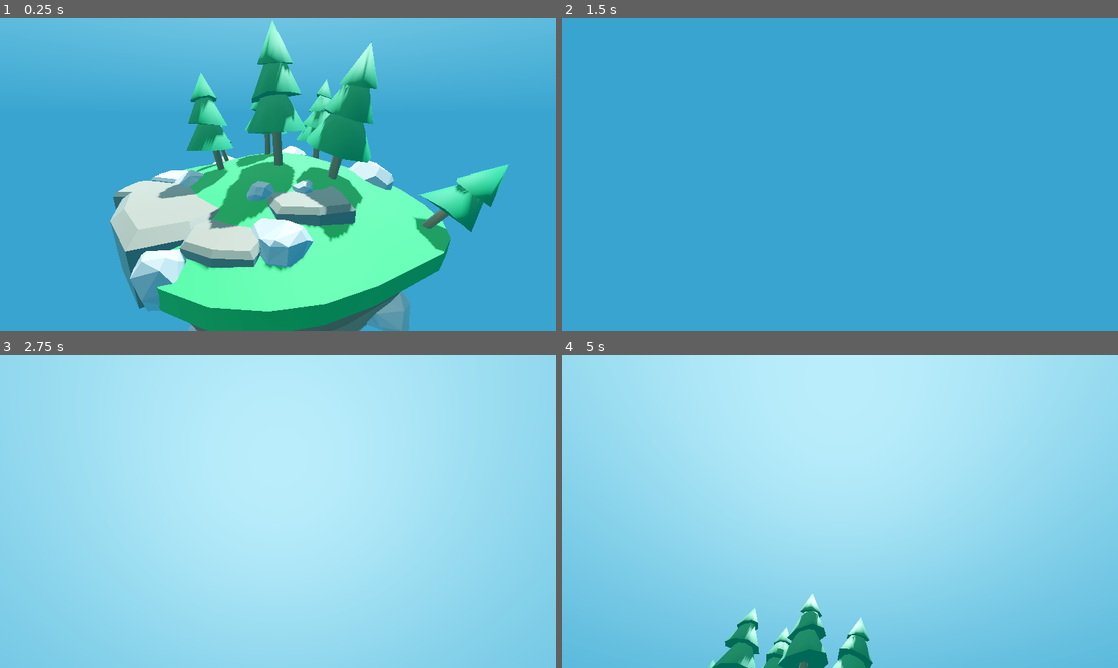
Above: before the commit, frames 1-4 (two rows, left to right).
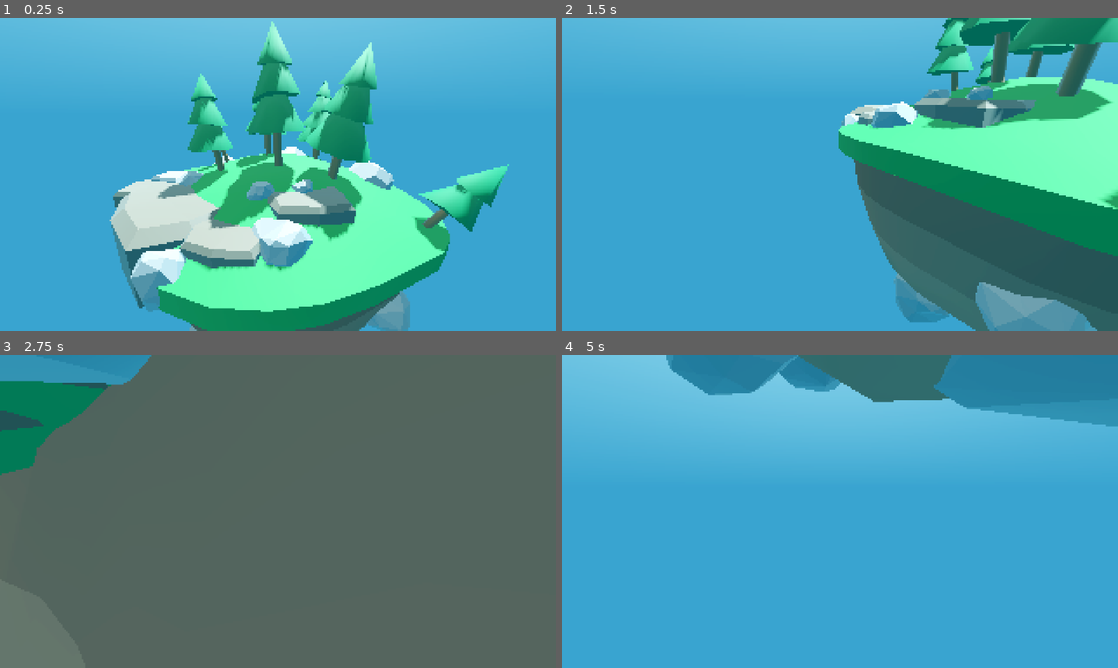
Above: after the commit, the same moments.

Repository: kam-zhan-yue/shaders
Game: Godot game, scene res://pixel/pixel.tscn
Same seed, same stepped clock (60 frames per second), same inputs: the game is played once before the commit and once after it. This scene is started directly instead of the project's main scene.
Inputs (mouse positions are in pixels of both pictures, inside the frame that each line leads up to):
- Up to frame 1 (0.25 s): no input
- Up to frame 2 (1.5 s): tap Enter at 0.5 s; move the mouse to (867, 174) at 0.52 s; hold W (move_up) from 0.53 s (still down); tap Space at 1.25 s; move the mouse to (812, 174) at 1.27 s
- Up to frame 3 (2.75 s): keep holding W (move_up); move the mouse to (289, 505) at 2.02 s
- Up to frame 4 (5 s): keep holding W (move_up); move the mouse to (834, 517) at 2.77 s; move the mouse to (878, 514) at 3.52 s; tap Enter at 4.25 s; move the mouse to (795, 508) at 4.27 s

The runs differ from the first frame. In frame 1, 2.2% of the frame differs, in the area x 19-92%, y 0-100%; in frame 2, 47%; in frame 3, 100%, in the area x 0-100%, y 0-100%; in frame 4, 100%.

Commit message:
feat: get rid of pixel shader

Diff:
--- a/pixel/edge_shader/edge_shader.gd
+++ b/pixel/edge_shader/edge_shader.gd
@@ -7,7 +7,6 @@
 var pipeline: RID
 var parameter_rid: RID
 var sampler_rid: RID
-var screen_texture: RID
 
 func _init() -> void:
 	effect_callback_type = EFFECT_CALLBACK_TYPE_POST_TRANSPARENT
@@ -59,7 +58,6 @@
 	if not rd: return
 	if p_effect_callback_type != EFFECT_CALLBACK_TYPE_POST_TRANSPARENT: return
 	if not pipeline.is_valid(): return
-	if not screen_texture.is_valid(): return
 
 	var render_scene_buffers = p_render_data.get_render_scene_buffers()
 	var scene_data = p_render_data.get_render_scene_data()
@@ -103,31 +101,25 @@
 		)
 		# Input the Colour Buffer
 		var uniform_input := get_uniform(
-			[sampler_rid, colour_buffer],
-			RenderingDevice.UNIFORM_TYPE_SAMPLER_WITH_TEXTURE,
+			[colour_buffer],
+			RenderingDevice.UNIFORM_TYPE_IMAGE,
 			1,
-		)
-		# Output the Screen Texture
-		var uniform_output := get_uniform(
-			[screen_texture],
-			RenderingDevice.UNIFORM_TYPE_IMAGE,
-			2,
 		)
 		# Depth Buffer
 		var uniform_depth := get_uniform(
 			[sampler_rid, depth_buffer],
 			RenderingDevice.UNIFORM_TYPE_SAMPLER_WITH_TEXTURE,
-			3,
+			2,
 		)
 		# Normal Buffer
 		var uniform_normal := get_uniform(
 			[sampler_rid, normal_buffer],
 			RenderingDevice.UNIFORM_TYPE_SAMPLER_WITH_TEXTURE,
-			4,
+			3,
 		)
 		var uniform_set := UniformSetCacheRD.get_cache(
 			shader, 0,
-			[storage_buffer, uniform_input, uniform_output, uniform_depth, uniform_normal]
+			[storage_buffer, uniform_input, uniform_depth, uniform_normal]
 		)
 
 		# Run the compute shader
--- a/pixel/pixel.gd
+++ /dev/null
@@ -1,48 +0,0 @@
-@tool
-class_name Pixel
-extends Node3D
-
-@export var environment: Node
-
-var texture_rid: RID
-
-var last_window_size : Vector2i
-
-func _ready() -> void:
-	last_window_size = DisplayServer.window_get_size()
-	create_texture()
-
-
-func _process(_delta) -> void:
-	var new_size = DisplayServer.window_get_size()
-
-	if new_size != last_window_size:
-		last_window_size = new_size
-		create_texture()
-
-
-func is_valid() -> bool:
-	var rd := RenderingServer.get_rendering_device()
-	return rd != null
-
-func create_texture() -> void:
-	if not is_valid(): return
-	var rd := RenderingServer.get_rendering_device()
-
-	# Ensure we free the previously created texture
-	if texture_rid.is_valid():
-		rd.free_rid(texture_rid)
-
-	var stretch_transform := get_viewport().get_stretch_transform()
-	var viewport := get_viewport().get_visible_rect().size
-	var fmt := RDTextureFormat.new()
-	fmt.width = int(viewport.x * stretch_transform.x.x)
-	fmt.height = int(viewport.y * stretch_transform.y.y)
-	fmt.format = RenderingDevice.DATA_FORMAT_R32G32B32A32_SFLOAT
-	fmt.usage_bits = RenderingDevice.TEXTURE_USAGE_STORAGE_BIT | RenderingDevice.TEXTURE_USAGE_SAMPLING_BIT
-	texture_rid = rd.texture_create(fmt, RDTextureView.new())
-	var edge_shader := environment.compositor.compositor_effects[0] as EdgeShader
-	var pixel_shader := environment.compositor.compositor_effects[1] as PixelShader
-	pixel_shader.screen_texture = texture_rid
-	pixel_shader.raster_size = Vector2(fmt.width, fmt.height)
-	edge_shader.screen_texture = texture_rid
--- a/pixel/pixel.tscn
+++ b/pixel/pixel.tscn
@@ -6,10 +6,23 @@
 
 [node name="Pixel" type="Node3D" unique_id=1674035330]
 
-[node name="Scene" parent="." unique_id=1247617075 instance=ExtResource("1_vcrce")]
+[node name="SubViewportContainer" type="SubViewportContainer" parent="." unique_id=620581066]
+texture_filter = 1
+anchors_preset = 15
+anchor_right = 1.0
+anchor_bottom = 1.0
+grow_horizontal = 2
+grow_vertical = 2
+stretch = true
+stretch_shrink = 6
 
-[node name="CameraControls" parent="." unique_id=1914393932 instance=ExtResource("2_50e25")]
+[node name="SubViewport" type="SubViewport" parent="SubViewportContainer" unique_id=2067676838]
+size = Vector2i(320, 180)
+
+[node name="Scene" parent="SubViewportContainer/SubViewport" unique_id=1247617075 instance=ExtResource("1_vcrce")]
+
+[node name="CameraControls" parent="SubViewportContainer/SubViewport" unique_id=1914393932 instance=ExtResource("2_50e25")]
 transform = Transform3D(1, 0, 0, 0, 0.9604542, 0.27843797, 0, -0.27843797, 0.9604542, 0, 3.634019, 8.681172)
 
-[node name="PixelPipeline" parent="." unique_id=985035167 instance=ExtResource("3_50e25")]
+[node name="PixelPipeline" parent="SubViewportContainer/SubViewport" unique_id=985035167 instance=ExtResource("3_50e25")]
 transform = Transform3D(1, 0, 0, 0, 1, 0, 0, 0, 1, 0, -0.079193115, 0)
--- a/pixel/pixel_pipeline.tscn
+++ b/pixel/pixel_pipeline.tscn
@@ -1,6 +1,5 @@
 [gd_scene format=3 uid="uid://rg7cd0qa4mct"]
 
-[ext_resource type="Script" uid="uid://2hvow42v6esc" path="res://pixel/pixel.gd" id="1_8ygkq"]
 [ext_resource type="Shader" uid="uid://cw52pg1r2wiy" path="res://shared/sky_shader/sky.gdshader" id="2_lgpru"]
 [ext_resource type="Compositor" uid="uid://wxxofaqkkdug" path="res://pixel/resources/pixel_compositor.tres" id="3_lgpru"]
 
@@ -18,9 +17,7 @@
 tonemap_mode = 2
 glow_enabled = true
 
-[node name="PixelPipeline" type="Node3D" unique_id=1521322793 node_paths=PackedStringArray("environment")]
-script = ExtResource("1_8ygkq")
-environment = NodePath("WorldEnvironment")
+[node name="PixelPipeline" type="Node3D" unique_id=1521322793]
 
 [node name="WorldEnvironment" type="WorldEnvironment" parent="." unique_id=382571241]
 environment = SubResource("Environment_deyq5")
--- a/pixel/pixel_shader/pixel_shader.gd
+++ /dev/null
@@ -1,125 +0,0 @@
-@tool
-class_name PixelShader
-extends CompositorEffect
-
-@export var pixel_size := 16
-
-var screen_texture: RID
-
-var rd: RenderingDevice
-var shader: RID
-var pipeline: RID
-var parameter_rid: RID
-var sampler_rid: RID
-var raster_size: Vector2
-
-func _init() -> void:
-	effect_callback_type = EFFECT_CALLBACK_TYPE_POST_TRANSPARENT
-	rd = RenderingServer.get_rendering_device()
-	if not rd: return
-	RenderingServer.call_on_render_thread(_initialise_compute)
-	var parameter_data := get_empty_data()
-	parameter_rid = rd.storage_buffer_create(parameter_data.size(), parameter_data)
-
-
-
-func get_empty_data() -> PackedByteArray:
-	# size + reserved: 4 floats
-	# pixel size: 1 float (round to 4)
-	var matrices := PackedFloat32Array()
-	matrices.resize(8)
-	matrices.fill(0)
-	var parameter_data = matrices.to_byte_array()
-	return parameter_data
-
-func _initialise_compute() -> void:
-	if not rd: return
-
-	var shader_file := load("res://pixel/pixel_shader/pixel_shader.glsl")
-	var shader_spirv: RDShaderSPIRV = shader_file.get_spirv()
-	shader = rd.shader_create_from_spirv(shader_spirv)
-	if not shader.is_valid(): return
-	pipeline = rd.compute_pipeline_create(shader)
-
-func _notification(what: int) -> void:
-	if what == NOTIFICATION_PREDELETE:
-		if shader.is_valid():
-			rd.free_rid(shader)
-		if parameter_rid.is_valid():
-			rd.free_rid(parameter_rid)
-		if sampler_rid.is_valid():
-			rd.free_rid(sampler_rid)
-
-
-func get_uniform(rids: Array[RID], type: RenderingDevice.UniformType, binding: int) -> RDUniform:
-	var uniform := RDUniform.new()
-	uniform.uniform_type = type
-	uniform.binding = binding
-	for rid in rids:
-		uniform.add_id(rid)
-	return uniform
-
-
-func _render_callback(p_effect_callback_type: EffectCallbackType, p_render_data: RenderData) -> void:
-	if not rd: return
-	if p_effect_callback_type != EFFECT_CALLBACK_TYPE_POST_TRANSPARENT: return
-	if not pipeline.is_valid(): return
-	if not screen_texture.is_valid(): return
-
-	var render_scene_buffers = p_render_data.get_render_scene_buffers()
-	var scene_data = p_render_data.get_render_scene_data()
-	if not render_scene_buffers or not scene_data: return
-
-	var size: Vector2i = render_scene_buffers.get_internal_size()
-	if size.x == 0 and size.y == 0: return
-
-	@warning_ignore("integer_division")
-	var x_groups := (size.x - 1) / 8 + 1
-	@warning_ignore("integer_division")
-	var y_groups := (size.y - 1) / 8 + 1
-	var z_groups := 1
-
-	# Make sure we have a sampler
-	if not sampler_rid.is_valid():
-		var sampler_state := RDSamplerState.new()
-		sampler_state.min_filter = RenderingDevice.SAMPLER_FILTER_NEAREST
-		sampler_state.mag_filter = RenderingDevice.SAMPLER_FILTER_NEAREST
-		sampler_rid = rd.sampler_create(sampler_state)
-
-	var view_count: int = render_scene_buffers.get_view_count()
-	for view in view_count:
-		var colour_buffer: RID = render_scene_buffers.get_color_layer(view)
-
-		var parameters := PackedFloat32Array([size.x, size.y, pixel_size, 0.0])
-		var parameter_data = parameters.to_byte_array()
-		rd.buffer_update(parameter_rid, 0, parameter_data.size(), parameter_data)
-
-		# Uniform Buffer
-		var storage_buffer := get_uniform(
-			[parameter_rid],
-			RenderingDevice.UNIFORM_TYPE_STORAGE_BUFFER,
-			0,
-		)
-		# Input the Screen Texture
-		var uniform_input := get_uniform(
-			[sampler_rid, screen_texture],
-			RenderingDevice.UNIFORM_TYPE_SAMPLER_WITH_TEXTURE,
-			1,
-		)
-		# Output to the Colour Buffer
-		var uniform_output := get_uniform(
-			[colour_buffer],
-			RenderingDevice.UNIFORM_TYPE_IMAGE,
-			2,
-		)
-		var uniform_set := UniformSetCacheRD.get_cache(
-			shader, 0,
-			[storage_buffer, uniform_input, uniform_output]
-		)
-
-		# Run the compute shader
-		var compute_list := rd.compute_list_begin()
-		rd.compute_list_bind_compute_pipeline(compute_list, pipeline)
-		rd.compute_list_bind_uniform_set(compute_list, uniform_set, 0)
-		rd.compute_list_dispatch(compute_list, x_groups, y_groups, z_groups)
-		rd.compute_list_end()
--- a/pixel/pixel_shader/pixel_shader.tres
+++ /dev/null
@@ -1,14 +0,0 @@
-[gd_resource type="CompositorEffect" script_class="PixelShader" format=3 uid="uid://13o6hnhawmrc"]
-
-[ext_resource type="Script" uid="uid://dwr5tyiidnwqr" path="res://pixel/pixel_shader/pixel_shader.gd" id="1_1jhub"]
-
-[resource]
-resource_local_to_scene = false
-resource_name = ""
-enabled = true
-effect_callback_type = 4
-needs_motion_vectors = false
-needs_normal_roughness = false
-script = ExtResource("1_1jhub")
-pixel_size = 7
-metadata/_custom_type_script = "uid://dwr5tyiidnwqr"
--- a/pixel/resources/pixel_compositor.tres
+++ b/pixel/resources/pixel_compositor.tres
@@ -1,7 +1,6 @@
 [gd_resource type="Compositor" format=3 uid="uid://wxxofaqkkdug"]
 
 [ext_resource type="Script" uid="uid://bjj81jdodiiqb" path="res://pixel/edge_shader/edge_shader.gd" id="2_76n7s"]
-[ext_resource type="CompositorEffect" uid="uid://13o6hnhawmrc" path="res://pixel/pixel_shader/pixel_shader.tres" id="2_xrlf2"]
 
 [sub_resource type="CompositorEffect" id="CompositorEffect_xrlf2"]
 resource_local_to_scene = false
@@ -14,4 +13,4 @@
 metadata/_custom_type_script = "uid://bjj81jdodiiqb"
 
 [resource]
-compositor_effects = Array[CompositorEffect]([SubResource("CompositorEffect_xrlf2"), ExtResource("2_xrlf2")])
+compositor_effects = Array[CompositorEffect]([SubResource("CompositorEffect_xrlf2")])
Not shown, changed: pixel/edge_shader/edge_shader.glsl
Not shown, removed: pixel/pixel.gd.uid
Not shown, removed: pixel/pixel_shader/pixel_shader.gd.uid
Not shown, removed: pixel/pixel_shader/pixel_shader.glsl
Not shown, removed: pixel/pixel_shader/pixel_shader.glsl.import
